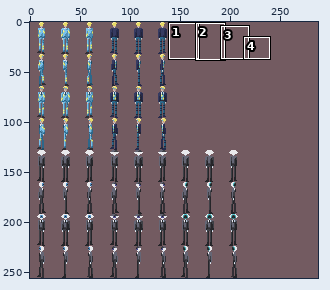
A sprite sheet gets an edit: Yume Nikki Fangame/CharSet/mel_charas.png. Above, an overview of the earlier version with the close-up marked.
Close-up. Before the commit:
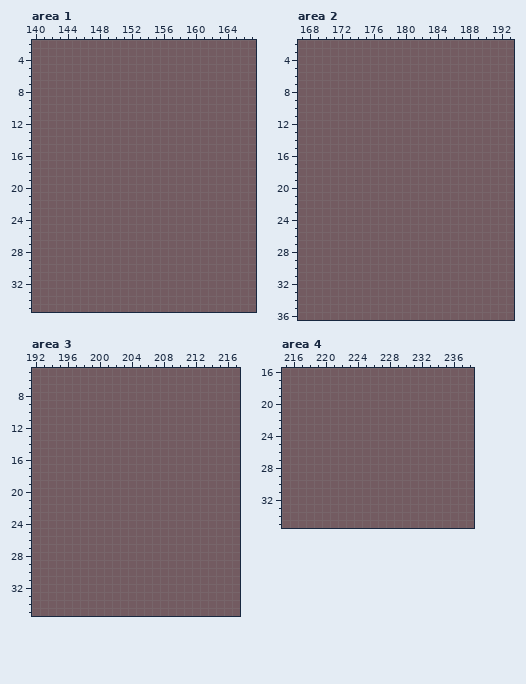
The file is 288x256 pixels. Colours within 5 levels of each other are drawn and written as one. Shown: area 1: x 140..167, y 2..35; area 2: x 167..193, y 2..36; area 3: x 192..217, y 5..35; area 4: x 215..238, y 16..35. The commit also changed other parts of the picture, which this record leaves out.
The result:
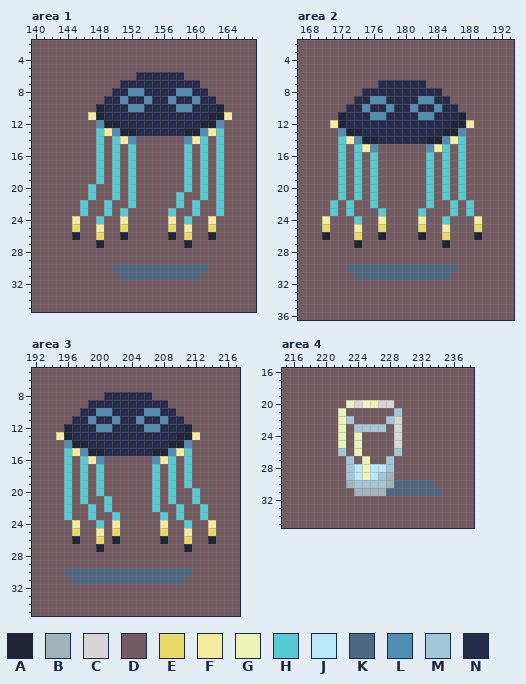
Palette (. is transparent): A #222438  B #a3b3ba  C #d9d5d6  D #735b61  E #e7da68  F #f4eb9f  G #ecf4ba  H #57c9d2  J #b8e9f4  K #4e6881  L #508eb2  M #a3c7d9  N #272b4c
Changes in this commit:
Changed rows in their new state; - is an unchanged pixel.
Area 1:
first column x 145:
 6 --------NNNNNN------
 7 ------NNNNNNNNNN----
 8 -----NNLLNNNNLLNN---
 9 ----NNLNNLNNLNNLNN--
10 ---ANNNLLNNNNLLNNNA-
11 --FANNNNNNNNNNNNNAAF
12 ---LAANNNNNNNNNNAAL-
13 ---HFLAANNNNNNAALFH-
14 ---H-HFL------LFH-H-
15 ---H-H-H------H-H-H-
16 ---H-H-H------H-H-H-
17 ---H-H-H------H-H-H-
18 ---H-H-H------H-H-H-
19 ---H-H-H------H-H-H-
20 --H--H-H------H-H-H-
21 --H--H-H-----H--H-H-
22 -H--H--H-----H-H--H-
23 -H--H-H-----H--H--H-
24 F--H--F-----F-H--F--
25 E--F--E-----E-F--E--
26 A--E--A-----A-E--A--
27 ---A----------A-----
30 -----KKKKKKKKKKKK---
31 ------KKKKKKKKKK----
Area 2:
first column x 170:
 7 -------NNNNNN-------
 8 -----NNNNNNNNNN-----
 9 ----NNLLNNNNLLNN----
10 ---NNLNNLNNLNNLNN---
11 --ANNNLLNNNNLLNNNA--
12 -FANNNNNNNNNNNNNAAF-
13 --LAANNNNNNNNNNAAL--
14 --HFLAANNNNNNAALFH--
15 --H-HFL------LFH-H--
16 --H-H-H------H-H-H--
17 --H-H-H------H-H-H--
18 --H-H-H------H-H-H--
19 --H-H-H------H-H-H--
20 --H-H-H------H-H-H--
21 --H-H-H------H-H-H--
22 -H-H--H------H--H-H-
23 -H-H---H----H---H-H-
24 F---H--F----F--H---F
25 E---F--E----E--F---E
26 A---E--A----A--E---A
27 ----A----------A----
30 ---KKKKKKKKKKKKKK---
31 ----KKKKKKKKKKKK----
Area 3:
first column x 195:
 8 ------NNNNNN--------
 9 ----NNNNNNNNNN------
10 ---NNLLNNNNLLNN-----
11 --NNLNNLNNLNNLNN----
12 -ANNNLLNNNNLLNNNA---
13 FANNNNNNNNNNNNNAAF--
14 -LAANNNNNNNNNNAAL---
15 -HFLAANNNNNNAALFH---
16 -H-HFL------LFH-H---
17 -H-H-H------H-H-H---
18 -H-H-H------H-H-H---
19 -H-H-H------H-H-H---
20 -H-H-H------H-H--H--
21 -H-H--H-----H-H--H--
22 -H--H-H-----H--H--H-
23 -H--H--H-----H-H--H-
24 --F--H-F-----F--H--F
25 --E--F-E-----E--F--E
26 --A--E-A-----A--E--A
27 -----A----------A---
30 -KKKKKKKKKKKKKKKK---
31 --KKKKKKKKKKKKKK----
Area 4:
first column x 222:
20 -GCGGCC------
21 G------M-----
22 GM----MC-----
23 G-MMMM-C-----
24 G-G----C-----
25 G-G----C-----
26 M-G----M-----
27 -M-G--M------
28 -MJGJJM------
29 -MJGJMB------
30 -BMMMMBKKKKK-
31 --BBBBKKKKKKK
Pixel boxes of the changes (left, top, right, bottom) in both close-ups:
changed: (72, 72, 232, 280)
changed: (322, 80, 482, 280)
changed: (56, 392, 216, 584)
changed: (338, 400, 442, 496)
